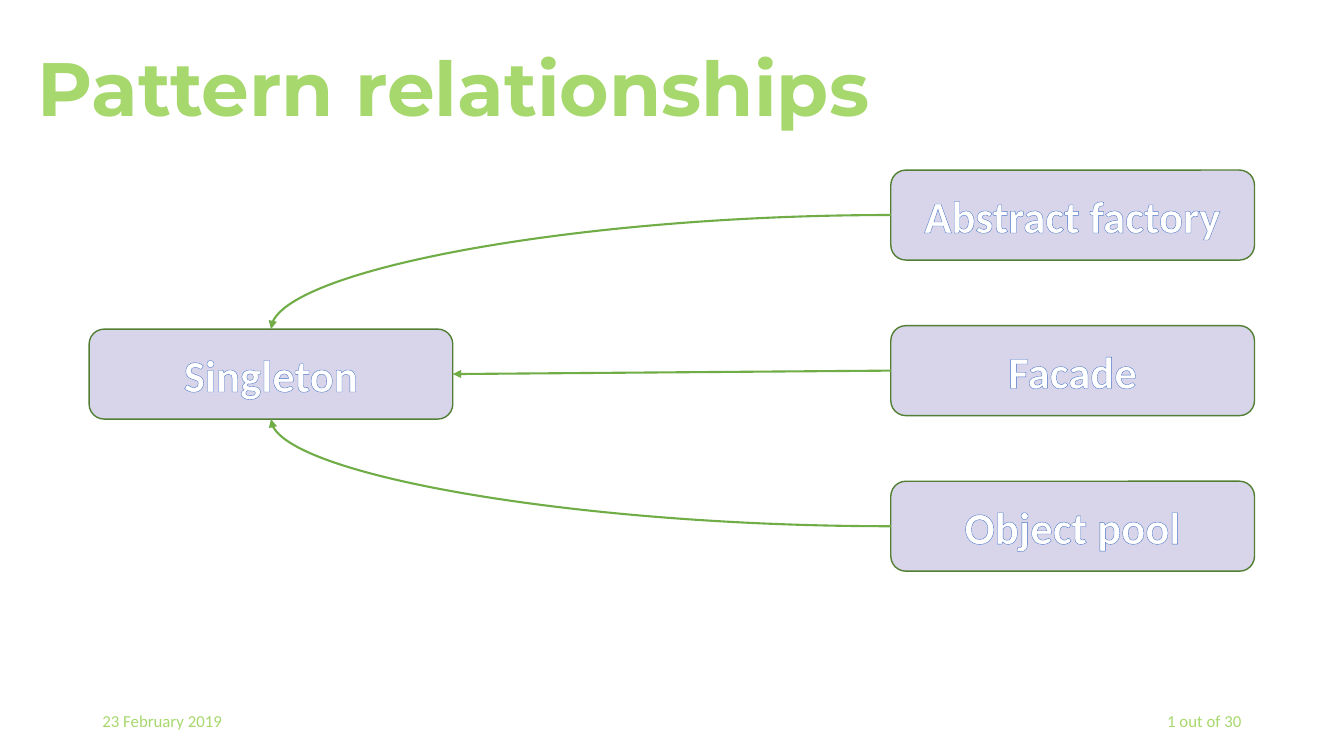
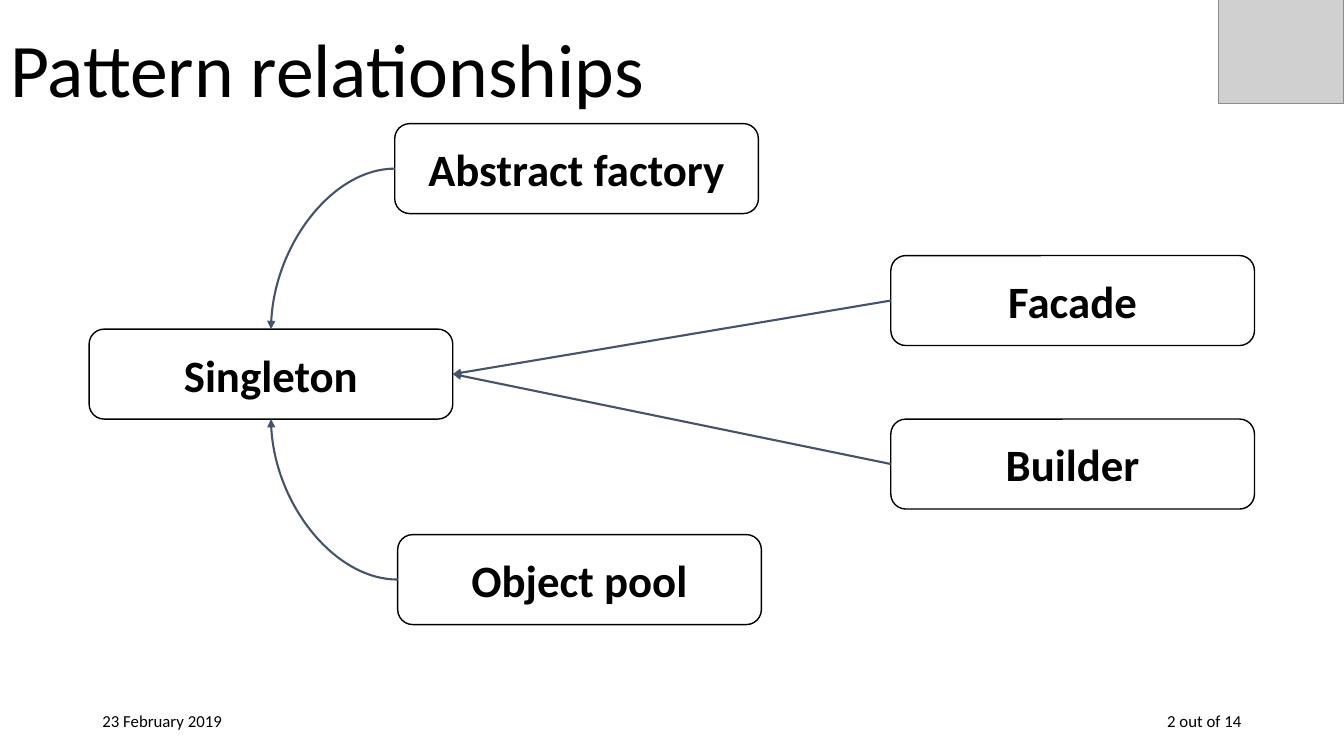
Before and after one commit to Bellkross/Singleton-ObjectPool, a slide deck: slide 3 of Presentations/Singleton.pptx (slide 2 before the commit). Drawn at 1344x756 pixels with LibreOffice and Linux fonts; fonts in the diff are those of the drawing; grey boxes stand for pictures. Boxes give left, top, right and bottom in pixels: in the first picture for what was removed or moved away, otherwise in the second. Text is boxed around its words. In the diff, an @@ line names an element or a change of style, - is before the commit and + after.

Commit message:
Finish singleton presentation

```diff
--- a/Presentations/Singleton.pptx
+++ b/Presentations/Singleton.pptx
@@ title "Pattern relationships" moved from (x1=37, y1=56, x2=869, y2=131) to (x1=10, y1=44, x2=644, y2=110) @@
@@ title "Pattern relationships" at (x1=10, y1=44, x2=644, y2=110): font Montserrat to Calibri, text colour #A7D86D to #000000, bold off @@
@@ picture added at (x1=1219, y1=0, x2=1344, y2=104) @@
@@ rounded rectangle "Abstract factory" moved from (x1=891, y1=170, x2=1255, y2=260) to (x1=395, y1=124, x2=759, y2=214) @@
@@ curved arrow moved from (891, 215) - (271, 330) to (395, 168) - (271, 330) @@
@@ curved arrow (395, 168) - (271, 330): stroke #70AD47 1.5 pt to #44546A 1.5 pt @@
@@ rounded rectangle "Facade" moved from (x1=891, y1=326, x2=1255, y2=415) to (x1=891, y1=256, x2=1255, y2=346) @@
@@ arrow moved from (891, 371) - (453, 374) to (891, 300) - (453, 374) @@
@@ arrow (891, 300) - (453, 374): stroke #70AD47 1.5 pt to #44546A 1.5 pt @@
@@ arrow added from (891, 464) to (453, 374), #44546A 1.5 pt @@
@@ curved arrow moved from (891, 526) - (271, 419) to (398, 580) - (271, 419) @@
@@ curved arrow (398, 580) - (271, 419): stroke #70AD47 1.5 pt to #44546A 1.5 pt @@
@@ rounded rectangle added at (x1=891, y1=419, x2=1255, y2=509), fill #FFFFFF, outline #000000 1 pt, 32 pt, text #000000, bold @@
+Builder
@@ text colour #FFFFFF to #000000, letter outline #4472C4 0.8 pt to none; fill #D8D5EB to #FFFFFF; outline #538035 1 pt to #000000 1 pt in 4 elements at (x1=89, y1=330, x2=453, y2=419), (x1=891, y1=256, x2=1255, y2=346), (x1=395, y1=124, x2=759, y2=214), (x1=398, y1=534, x2=762, y2=624) @@
@@ rounded rectangle "Object pool" moved from (x1=891, y1=481, x2=1255, y2=571) to (x1=398, y1=534, x2=762, y2=624) @@
@@ text "23 February 2019" at (x1=102, y1=715, x2=222, y2=730): text colour #A7D86D to #000000 @@
@@ text at (x1=1167, y1=715, x2=1241, y2=727): text changed; text colour #A7D86D to #000000 @@
-1 out of 30
+2 out of 14
```
Also in this commit, not shown: 1 other slide changed, 15 slides added, 5 slides removed, 11 other files.
